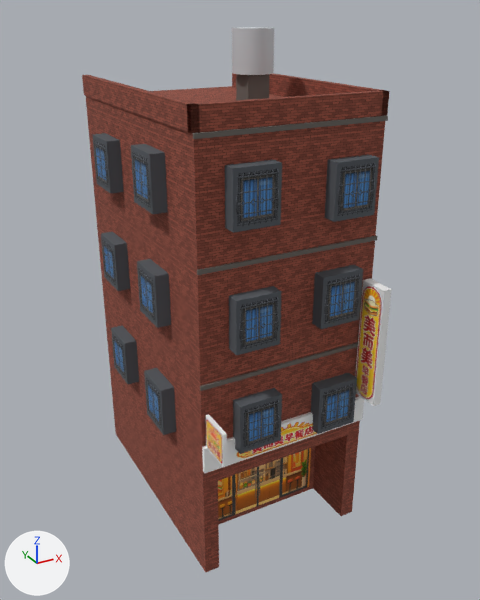
A saved change to the glTF model public/assets/models/buildings/shophouse-04.glb.
Both versions are drawn from a camera (50 mm lens) standing at (-8.96, -13.49, 15.31) and looking at (0.16, 3.1, 7.02). Lighting does not change. The marker at lower left points along +X, +Y and +Z. The older version comes first. Where no turn or scale is listed for an object, it has been applied to the vertices. Vertices at exactly the same position are counted once.

The first picture shows 'body', 'decal_banner', 'decal_storefront', 'decal_vsign', 'decal_window', 'wall' and 1 more.
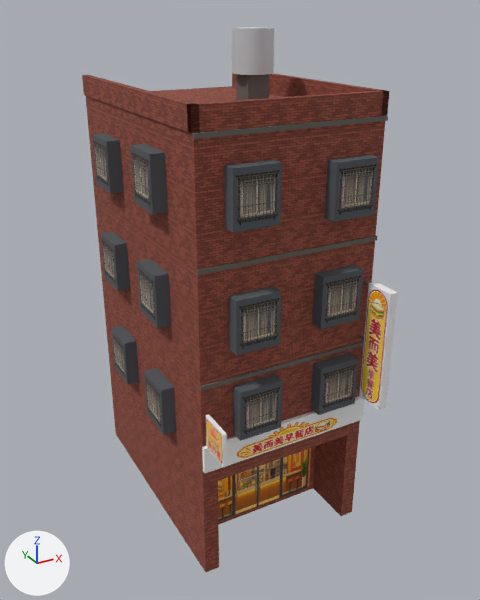
Where the change shows, as pixel boxes [x1, y1, x2, y2] in the pictures (480 x 600 px; the box of a moved part takes in the faces that stretch with it):
'body', reshaped: before [92, 27, 392, 473]; after [92, 27, 398, 473]
'decal_window', surface changed, reshaped: before [94, 139, 376, 449]; after [93, 140, 377, 435]
'decal_vsign', moved: before [356, 287, 381, 399]; after [361, 290, 388, 403]
part 1 of me_mesh_0, moved or reshaped: before [355, 279, 392, 406]; after [359, 281, 398, 410]
part 2 of me_mesh_0, moved or reshaped: before [233, 388, 282, 454]; after [233, 374, 282, 441]
part 3 of me_mesh_0, moved or reshaped: before [311, 372, 357, 434]; after [311, 353, 359, 415]
part 5 of me_mesh_6, moved or reshaped: before [242, 400, 280, 449]; after [243, 387, 280, 435]
part 6 of me_mesh_6, moved or reshaped: before [321, 383, 354, 429]; after [322, 364, 357, 409]

Diff of the bpy script that builds the scene:
```diff
--- a/public/assets/models/buildings/shophouse-04.glb.py
+++ b/public/assets/models/buildings/shophouse-04.glb.py
@@ img_decals_windows_iron_gray_png @@
+img_decals_windows_iron_gray_png = load_image('../../decals/windows/iron_gray.png', '../../decals/windows/iron_gray.png', 512, 512, 'sRGB')
@@ mat_decal_window @@
 n4 = _N.new('ShaderNodeTexImage'); n4.name = 'Image Texture'
-n4.image = img_decals_windows_iron_blue_png
+n4.image = img_decals_windows_iron_gray_png
 n4.extension = 'EXTEND'
@@ me_mesh_0 @@
 # used by ob_body; location = (0.0, 0.0, 0.0)
-me_mesh_0.from_pydata(...)  # 234 vertices, 364 faces; spans x -3.1..3.1, y -1.05..6.31, z 3.7..14.8
+me_mesh_0.from_pydata(...)  # 258 vertices, 400 faces; spans x -3.1..3.1, y -1.25..6.31, z 3.7..14.8
+# me_mesh_0 part 1: the loose piece of 8 vertices spanning x 2.3..2.55, y -1.0..-0.1, z 4.8..8.4 is moved by (0.0, -0.25, 0.0)
+# me_mesh_0 part 2: the loose piece of 8 vertices spanning x -1.75..-0.45, y -0.4..0.0, z 4.19..5.69 is moved by (0.0, 0.0, 0.43)
+# me_mesh_0 part 3: the loose piece of 8 vertices spanning x 0.82..2.12, y -0.4..0.0, z 3.97..5.47 is moved by (0.0, 0.0, 0.65)
+# other edits to the shape of me_mesh_0 do not show in these pictures
 me_mesh_0.materials.append(mat_material_0)
@@ me_mesh_5 @@
 # used by ob_decal_vsign; location = (0.0, 0.0, 0.0)
-me_mesh_5.from_pydata(...)  # 8 vertices, 4 faces; spans x 2.29..2.56, y -0.97..-0.13, z 4.84..8.36
+me_mesh_5.from_pydata(...)  # 8 vertices, 4 faces; spans x 2.29..2.56, y -1.22..-0.38, z 4.84..8.36
+# me_mesh_5 part 4: the whole mesh is moved by (0.0, -0.25, 0.0)
 me_mesh_5.materials.append(mat_decal_vsign)
@@ me_mesh_6 @@
 me_mesh_6.from_pydata(...)  # 72 vertices, 36 faces; spans x -3.11..3.11, y -0.41..6.27, z 3.95..12.05
 # used by ob_decal_window; location = (0.0, 0.0, 0.0)
+# me_mesh_6 part 5: the loose piece of 4 vertices spanning x -1.71..-0.49, y -0.41, z 4.23..5.65 is moved by (0.0, 0.0, 0.43)
+# me_mesh_6 part 6: the loose piece of 4 vertices spanning x 0.86..2.08, y -0.41, z 4.01..5.43 is moved by (0.0, 0.0, 0.65)
 me_mesh_6.materials.append(mat_decal_window)
```
